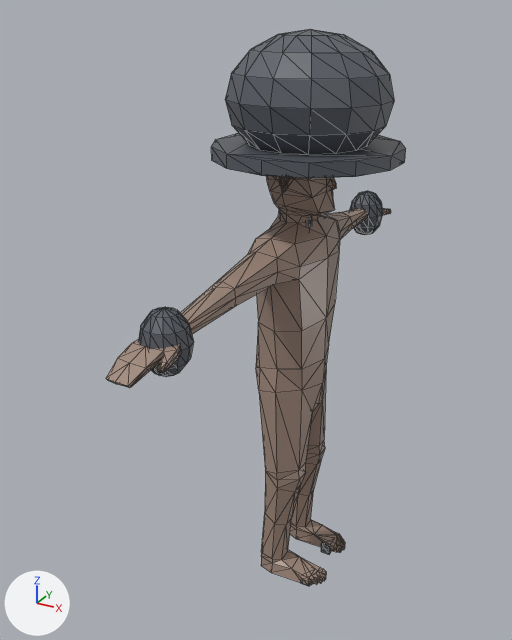
The glTF model assets/models/enemy.glb, before and after one commit.
One viewpoint serves both versions: a 50 mm lens placed at (3.17, -6.77, 6.59), pointed at (-0.46, -0.18, 3.29). Lighting does not change. The marker at lower left points along +X, +Y and +Z. The older version comes first. Mesh edges are drawn as thin lines. Where no turn or scale is listed for an object, it has been applied to the vertices. Vertices at exactly the same position are counted once.

In view in the first picture: 'Enemy_Mesh'.
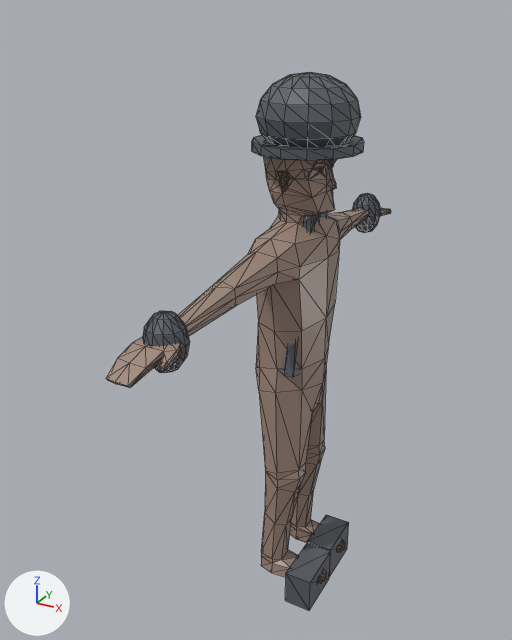
The edits, one by one:
me_human_cylindermesh_003 is used by ob_enemy_mesh; location (0.0, 0.0, 0.0).
me_human_cylindermesh_003 had 1107 vertices, 2162 faces and spanned x -0.92..1.02, y -2.95..2.95, z -0.08..6.4.
me_human_cylindermesh_003 now has 1115 vertices, 2174 faces and spans x -0.51..0.61, y -2.95..2.95, z -0.24..6.01.
me_human_cylindermesh_003 part 1: a new loose piece, a box spanning x 0.23..0.56, y -0.66..-0.05, z -0.24..0.22, in mat_enemy_fabric (dark grey #595d65).
me_human_cylindermesh_003 part 2: the loose piece of 8 vertices spanning x 0.33..0.45, y 0.2..0.37, z -0.08..0.06 is deleted.
me_human_cylindermesh_003 part 3: 148 vertices moved from x -0.92..1.02, y -1.0..1.0, z 3.28..6.35 to x -0.51..0.61, y -0.61..0.61, z 2.84..5.89; 20 vertices removed from x -0.26..0.37, y -0.33..0.6, z 5.12..6.4; 28 vertices added at x -0.15..0.25, y -0.22..0.4, z 4.23..6.01.
me_human_cylindermesh_003 part 4: 41 vertices moved from x -0.36..0.11, y 2.13..2.57, z 3.72..4.31 to x -0.3..0.08, y 2.16..2.57, z 3.71..4.24; 21 vertices removed from x -0.3..0.08, y 2.25..2.6, z 3.68..4.27; 21 vertices added at x -0.32..-0.02, y 2.26..2.54, z 3.75..4.28.
me_human_cylindermesh_003 part 5: 41 vertices moved from x -0.36..0.11, y -2.6..-2.16, z 3.72..4.31 to x -0.3..0.08, y -2.57..-2.16, z 3.71..4.24; 21 vertices removed from x -0.3..0.08, y -2.48..-2.13, z 3.68..4.27; 21 vertices added at x -0.33..-0.03, y -2.47..-2.19, z 3.75..4.28.
me_human_cylindermesh_003 part 6: 8 vertices moved from x 0.34..0.45, y -0.45..-0.27, z -0.08..0.06 to x 0.22..0.55, y -0.02..0.59, z -0.24..0.22.

Pixel boxes (x1, y1, x2, y2) of what changed, in the pictures (512 x 640 px; the box of a moved part takes in the faces that stretch with it):
'Enemy_Mesh', reshaped: before (106, 29, 406, 586); after (106, 72, 391, 611)
part 1 of me_human_cylindermesh_003, added: after (285, 543, 331, 611)
part 2 of me_human_cylindermesh_003, deleted: before (321, 542, 331, 555)
part 3 of me_human_cylindermesh_003, moved or reshaped: before (211, 29, 406, 229); after (252, 72, 364, 377)
part 4 of me_human_cylindermesh_003, moved or reshaped: before (350, 191, 383, 235); after (352, 193, 380, 233)
part 5 of me_human_cylindermesh_003, moved or reshaped: before (139, 307, 194, 377); after (143, 311, 190, 373)
part 6 of me_human_cylindermesh_003, moved or reshaped (not visible before): after (307, 515, 349, 577)
